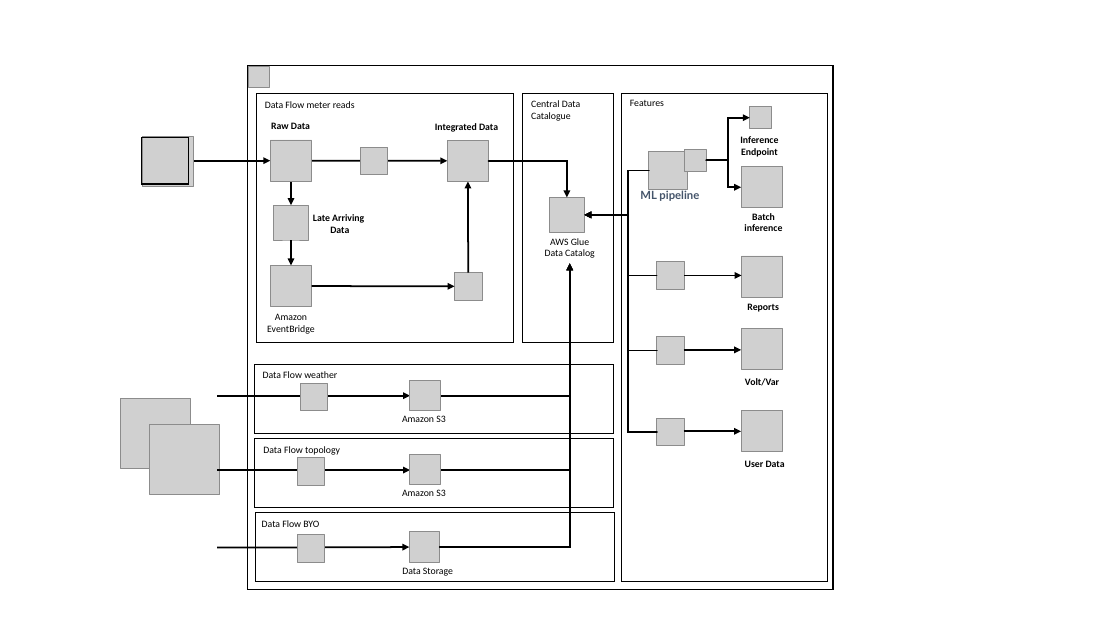
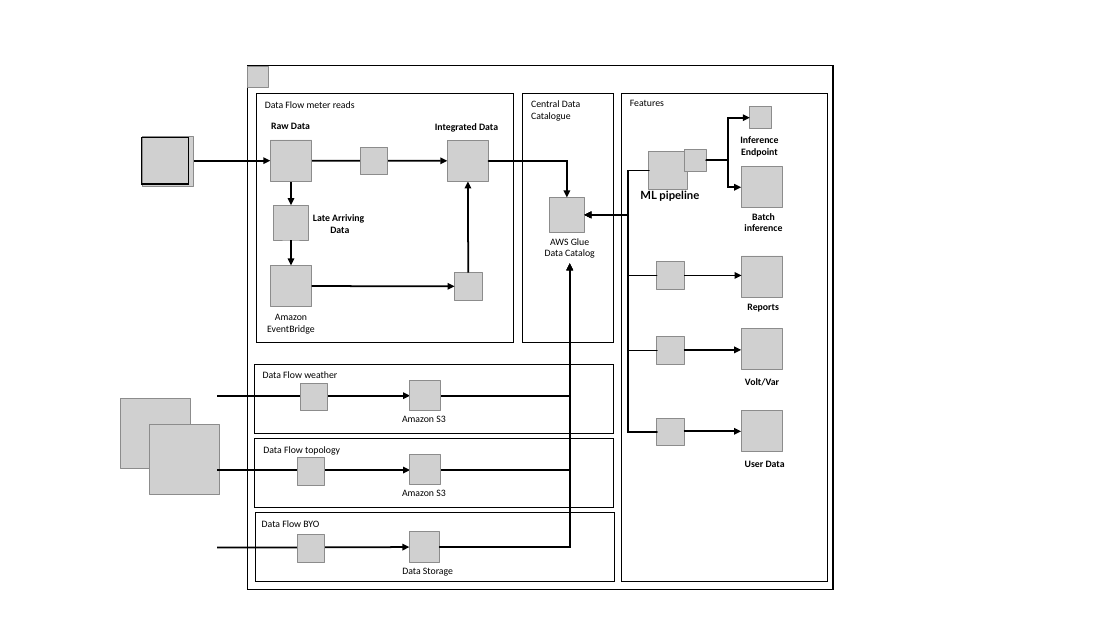
Before and after one commit to aws-solutions-library-samples/guidance-for-meter-data-analytics-on-aws, a slide deck: slide 1 of docs/deployment_guide/images/architecture_diagram.pptx. Drawn at 1120x630 pixels with LibreOffice and Linux fonts; fonts in the diff are those of the drawing; grey boxes stand for pictures. Boxes give left, top, right and bottom in pixels: in the first picture for what was removed or moved away, otherwise in the second. Text is boxed around its words. In the diff, an @@ line names an element or a change of style, - is before the commit and + after.

```diff
--- a/docs/deployment_guide/images/architecture_diagram.pptx
+++ b/docs/deployment_guide/images/architecture_diagram.pptx
@@ text "ML pipeline" at (640,190,699,201): text colour #44546A to #000000 @@
```
Also in this commit, not shown: 2 slides added, 18 other files.
